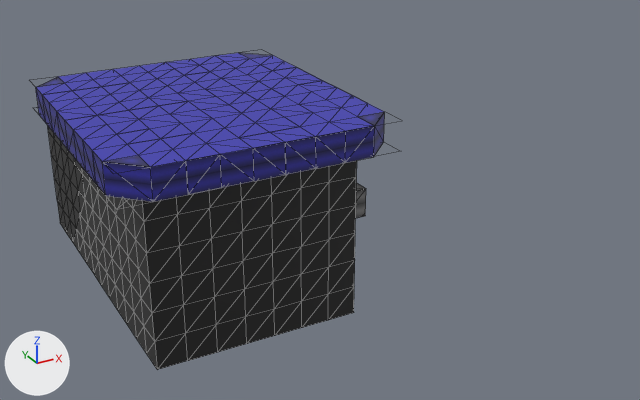
The COLLADA model models/borgertown.dae as it was, and as the next commit left it.
One viewpoint serves both versions: a 50 mm camera at (-26.4, -51.1, 30.3) aimed at (1.0, -1.2, 5.4). The lights are fixed; the arrows at lower left show +X, +Y and +Z. Mesh edges are drawn as thin lines. Vertices at the same position are counted once.

Script lines for the objects in view, before the commit:
```python
me_cube = bpy.data.meshes.new('Cube')
me_cube.from_pydata(...)  # 832 vertices, 876 faces; spans x -825.0..103.0, y -825.0..515.0, z -1.0..721.0
me_cube.materials.append(mat_borgertown_tilesheet)  # picture img_borgertown_tilesheet_png
ob_chefshack_col = bpy.data.objects.new('ChefShack-col', me_cube)
ob_chefshack_col.location = (0.0, 0.0, 0.0)
ob_chefshack_col.scale = (0.0188, -0.0188, 0.0188)
```
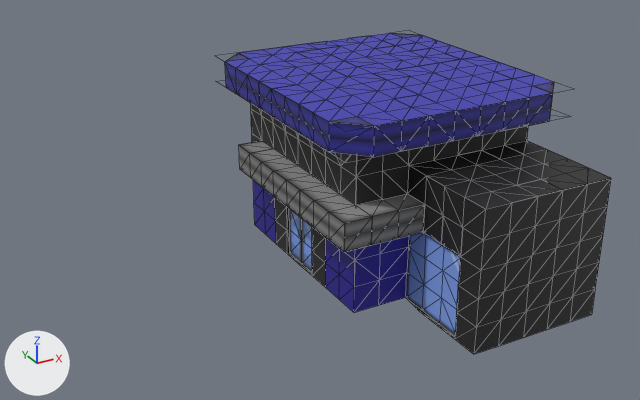
Location of each change, (x1, y1, x2, y2) in pixels of the pictures (640 x 400 px):
```json
{"object": "ChefShack-col", "change": "reshaped, rescaled", "before": [36, 53, 385, 370], "after": [225, 33, 611, 354], "on screen": "11% wider"}
{"part": 1, "of": "me_cube", "change": "built on", "after": [287, 166, 460, 339]}
```

The change, as JSON lines over the scene's bpy script:
```json
{"block": "me_cube", "where": "# used by ob_chefshack_col; location = (0.0, 0.0, 0.0); scale = (0.0188, -0.0188, 0.0188)"}
{"op": "remove", "block": "me_cube", "code": "me_cube.from_pydata(...)  # 832 vertices, 876 faces; spans x -825.0..103.0, y -825.0..515.0, z -1.0..721.0"}
{"op": "add", "block": "me_cube", "code": "me_cube.from_pydata(...)  # 847 vertices, 905 faces; spans x -825.0..103.0, y -825.0..515.0, z -1.0..721.0"}
{"block": "me_cube", "change": "me_cube part 1"}
{"block": "me_cube", "change": "19 vertices are removed from x -206.0..0.0, y -618.0..0.0, z 103.0..412.0"}
{"block": "me_cube", "change": "45 faces are deleted"}
{"block": "me_cube", "change": "3 vertices move from x -206.0, y -515.0..-412.0, z 0.0..206.0 to x -219.0, y -515.0..-412.0, z 0.0..309.0"}
{"block": "me_cube", "change": "10 vertices are added at x -219.0..-103.0, y -618.0..-412.0, z 103.0..309.0"}
{"block": "me_cube", "change": "11 new vertices lie (-13.0, 0.0, 0.0) away from vertices in x -206.0, y -721.0..-412.0, z 0.0..309.0"}
{"block": "me_cube", "change": "8 new vertices lie (-11.0, 0.0, 0.0) away from vertices in x 0.0, y -103.0..103.0, z 0.0..206.0"}
{"block": "me_cube", "change": "5 new vertices lie (0.0, 0.0, -103.0) away from vertices in x -219.0..-11.0, y -618.0..0.0, z 206.0..309.0"}
{"block": "me_cube", "change": "74 new faces join them"}
{"op": "set", "path": "ob_chefshack_col.scale", "old": "(0.0188, -0.0188, 0.0188)", "new": "(-0.0188, 0.0188, 0.0188)"}
```
